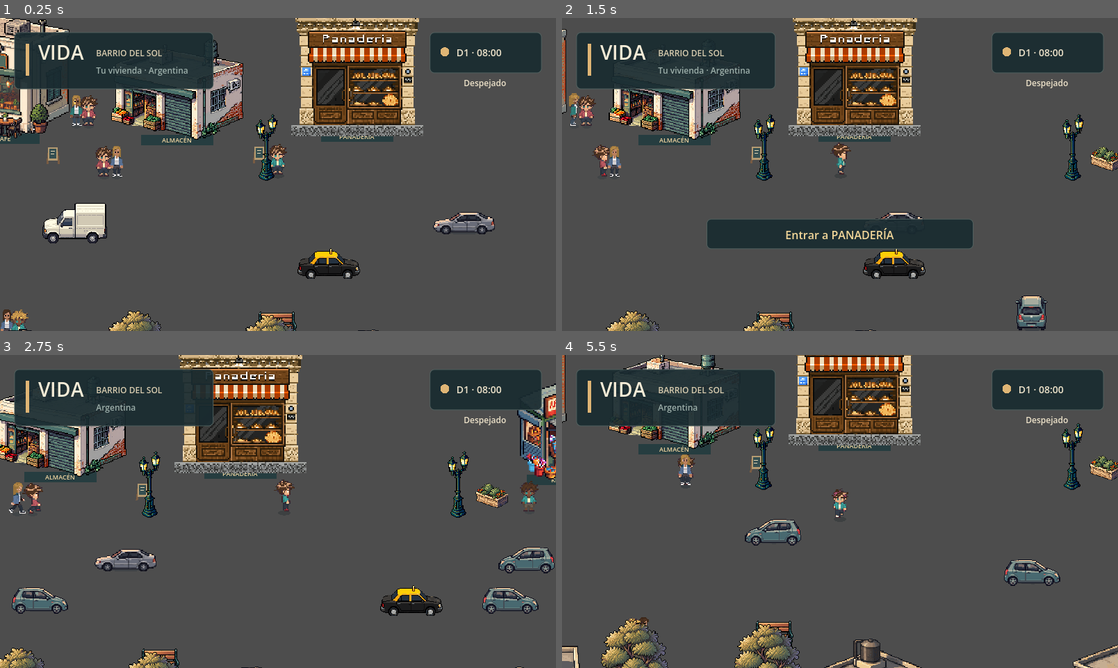
Above: before the commit, frames 1-4 (two rows, left to right).
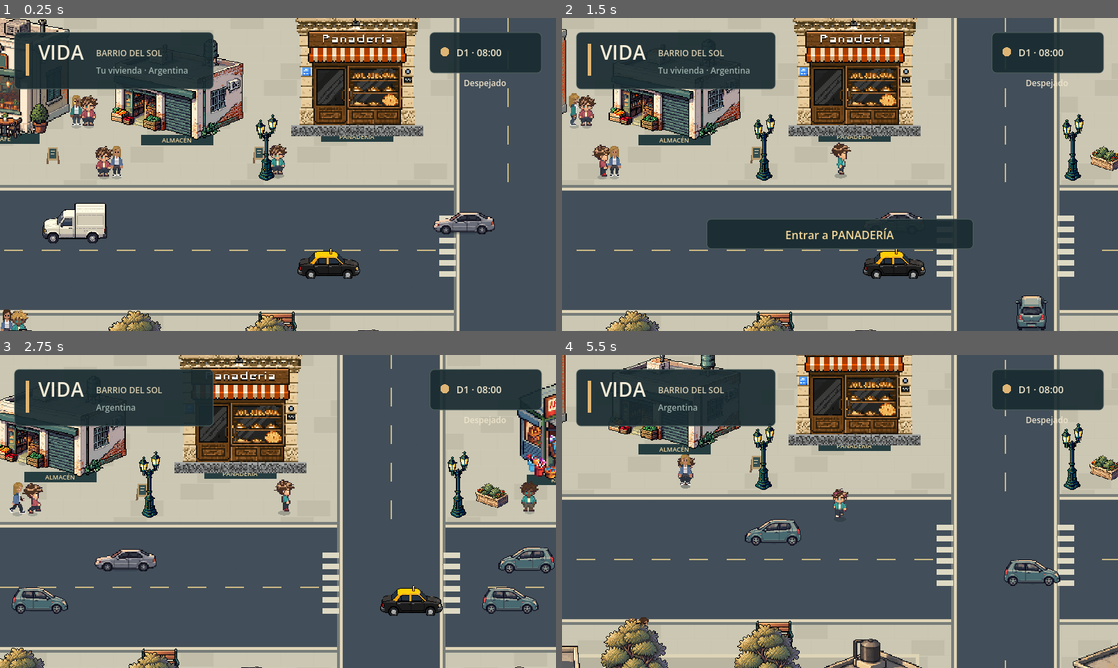
Above: after the commit, the same moments.

Repository: AgustinWojtyszyn/Life--simulador-de-vida
Game: Godot game, scene res://scenes/playground.tscn
The game is run twice, just before and just after one commit, with the same random seed, the same clock (stepped at 60 frames per second) and the same inputs. This scene is started directly instead of the project's main scene.
Inputs (mouse positions are in pixels of both pictures, inside the frame that each line leads up to):
- Up to frame 1 (0.25 s): no input
- Up to frame 2 (1.5 s): move the mouse to (962, 158) at 0.52 s; hold D (move_right) 0.53-1.25 s; tap E (interact) at 0.6 s; click (962, 158) at 0.67 s; drag from (728, 190) to (812, 237) at 1.27 s
- Up to frame 3 (2.75 s): move the mouse to (333, 442) at 2.02 s; hold D (move_right) from 2.03 s (still down); tap E (interact) at 2.1 s
- Up to frame 4 (5.5 s): release D (move_right) at 2.75 s; drag from (812, 574) to (673, 464) at 2.77 s; move the mouse to (1006, 558) at 3.52 s; hold A (move_left) 3.53-4.25 s; tap E (interact) at 3.6, 5.1 s; drag from (673, 464) to (756, 433) at 4.27 s; move the mouse to (867, 511) at 5.02 s; hold S (move_down) from 5.03 s (still down); click (867, 511) at 5.17 s

The runs differ from the first frame. In frame 1, 28% of the frame differs, in the area x 0-92%, y 0-100%; in frame 2, 31%; in frame 3, 29%; in frame 4, 32%, in the area x 0-100%, y 0-100%.
Error before the commit: Parse Error: Cannot infer the type of "p" variable because the value doesn't have a set type. (res://scripts/city_ground.gd:134)

Commit message:
fix: type city ground geometry for strict GDScript

Diff:
--- a/scripts/city_ground.gd
+++ b/scripts/city_ground.gd
@@ -119,7 +119,7 @@
 func draw_plaza(area: Rect2) -> void:
 	draw_rect(area.grow(5), Color("ded4b6"))
 	draw_rect(area, Color("b9b49f"))
-	var beds := [
+	var beds: Array[Rect2] = [
 		Rect2(area.position + Vector2(16, 18), Vector2(250, 92)),
 		Rect2(area.position + Vector2(445, 18), Vector2(250, 92)),
 		Rect2(area.position + Vector2(16, 218), Vector2(250, 92)),
@@ -131,7 +131,7 @@
 		draw_rect(bed.grow(3), Color("ddd3b4"))
 		draw_rect(bed, Color("748568"))
 		for i in 160:
-			var p := bed.position + Vector2(rng.randf_range(3, bed.size.x - 3), rng.randf_range(3, bed.size.y - 3))
+			var p: Vector2 = bed.position + Vector2(rng.randf_range(3, bed.size.x - 3), rng.randf_range(3, bed.size.y - 3))
 			draw_line(p, p + Vector2(2, -1), Color("8d9b72") if i % 2 else Color("627c62"))
 	var path := PackedVector2Array([
 		area.position + Vector2(280, 8),
@@ -149,7 +149,7 @@
 	var rng := RandomNumberGenerator.new()
 	rng.seed = seed
 	for i in 300:
-		var p := area.position + Vector2(rng.randf_range(3, area.size.x - 3), rng.randf_range(3, area.size.y - 3))
+		var p: Vector2 = area.position + Vector2(rng.randf_range(3, area.size.x - 3), rng.randf_range(3, area.size.y - 3))
 		draw_line(p, p + Vector2(2, -1), Color("8fa076") if i % 3 else Color("667b62"))
 	var mid := area.get_center()
 	draw_rect(Rect2(area.position.x + 14, mid.y - 8, area.size.x - 28, 16), Color("d8cdae"))
